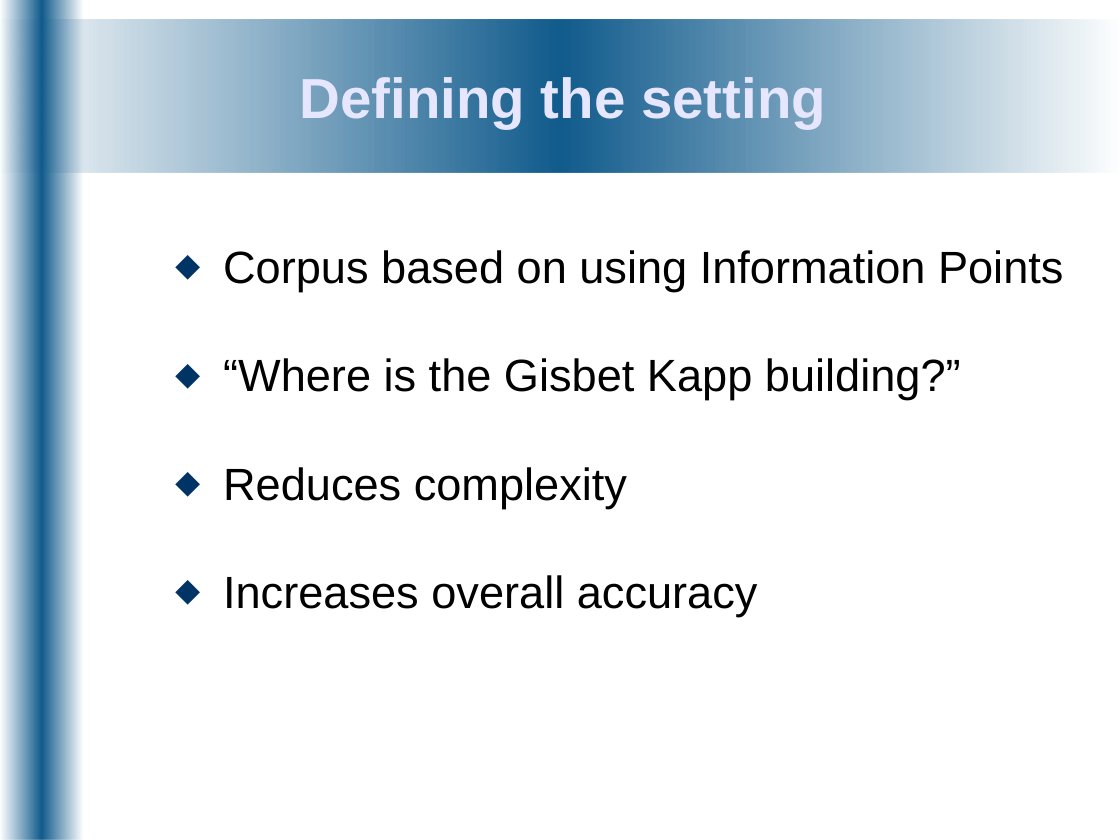
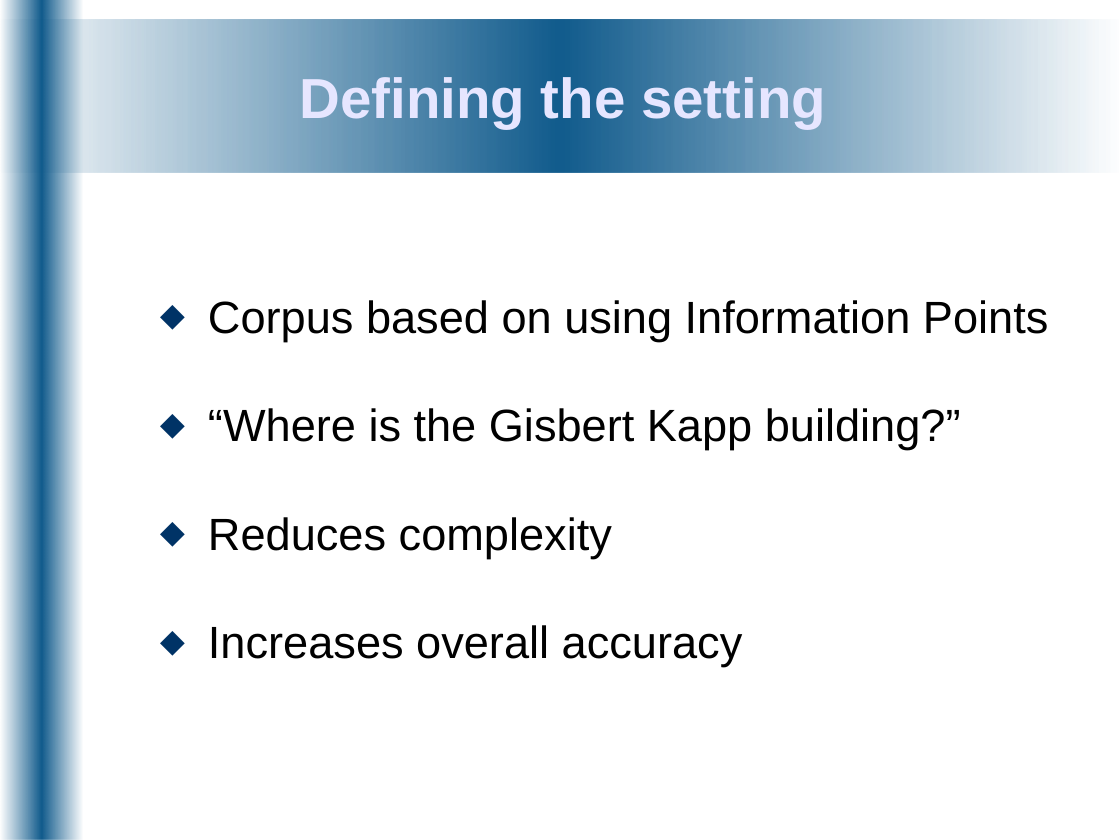
Before and after one commit to DorisGao/personal-uni, a slide deck: slide 5 of ee4p/docs/Presentations/bench_inspect-0812071414.odp. Drawn at 1120x840 pixels with LibreOffice and Linux fonts; fonts in the diff are those of the drawing. Boxes give left, top, right and bottom in pixels: in the first picture for what was removed or moved away, otherwise in the second. Text is boxed around its words. In the diff, an @@ line names an element or a change of style, - is before the commit and + after.

```diff
--- a/ee4p/docs/Presentations/bench_inspect-0812071414.odp
+++ b/ee4p/docs/Presentations/bench_inspect-0812071414.odp
@@ text "Corpus based on using Information ...": place and size @@
-text "Corpus based on using Information ..." at <box>223,250,1063,617</box>
+text "Corpus based on using Information ..." at <box>208,300,1048,667</box>
@@ text at <box>208,408,961,450</box>: text changed @@
-⬥ “Where is the Gisbet Kapp building?”
+⬥ “Where is the Gisbert Kapp building?”
```
Also in this commit, not shown: 12 other slides changed, 3 slides added, 1 slide removed, 1 other file.
